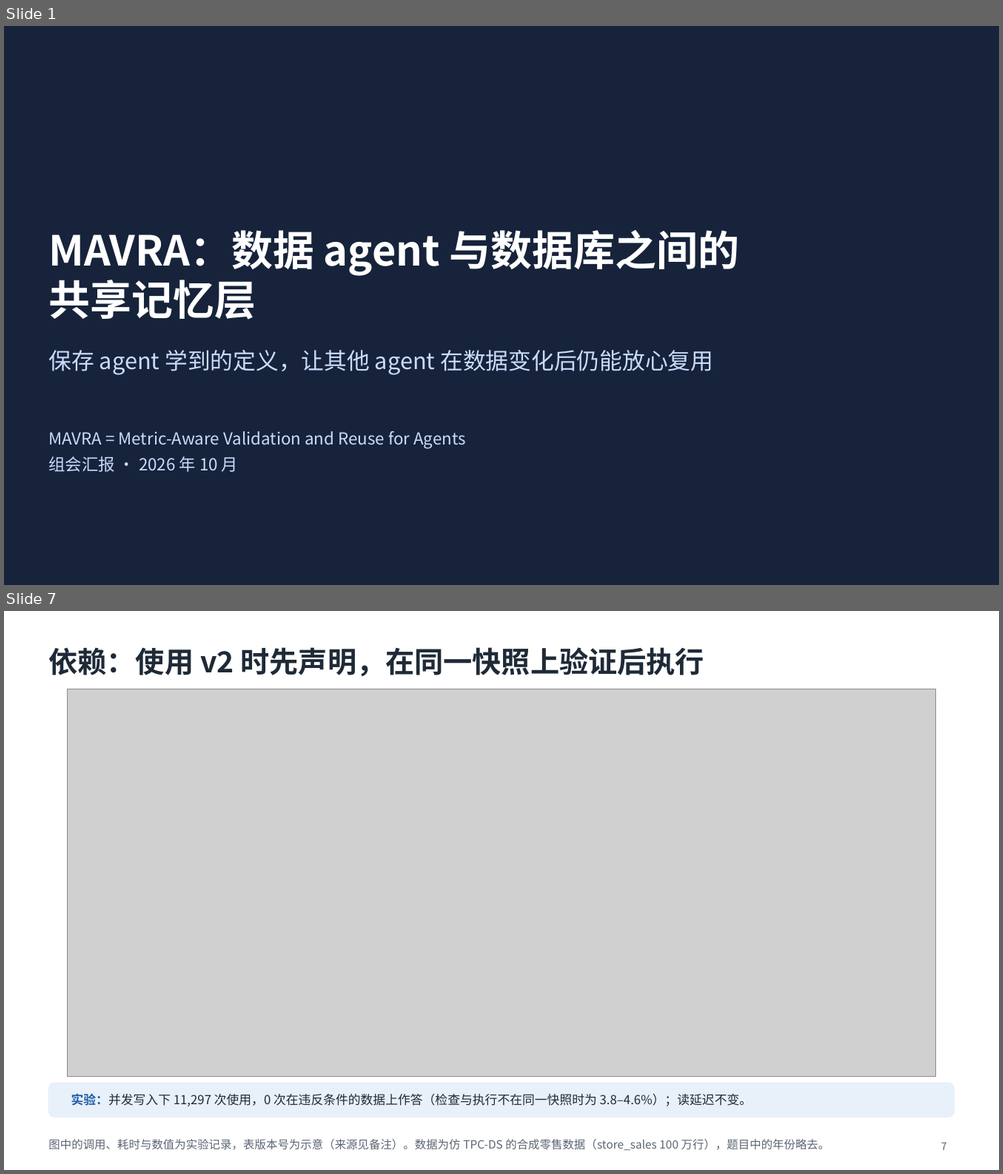
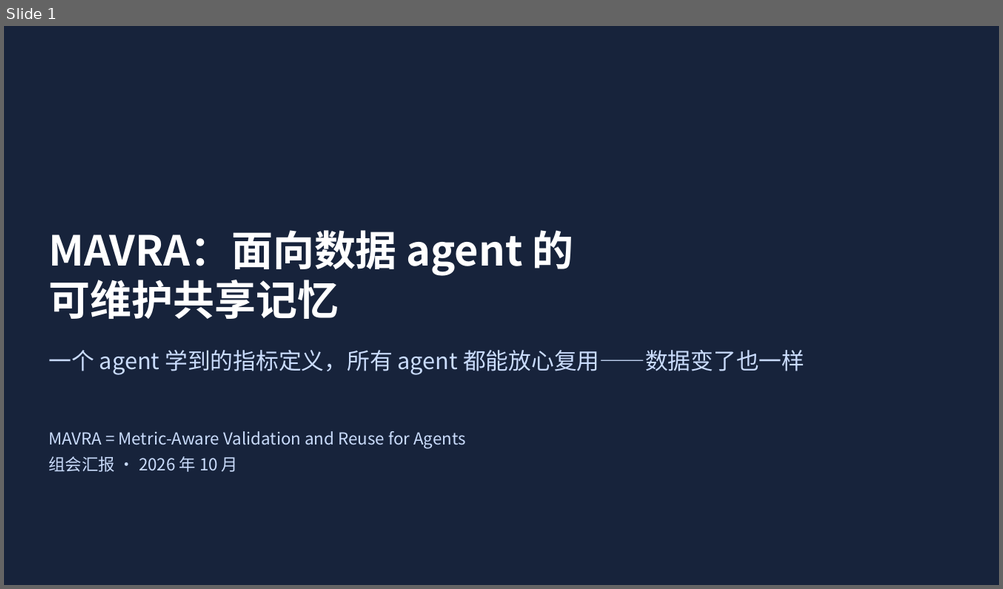
Before and after one commit to mmmttt000045/agent4db-adapter, a slide deck: docs/mavra-system.pptx. Shown one above the other, each under a label of ours: slides 1 and 7 before the commit, slide 1 after it; the slides between them are not shown. The pictures are 1003x1174 and 1003x589 pixels, drawn with LibreOffice and Linux fonts; fonts in the diff are those of the drawing; grey boxes stand for pictures. Boxes give left, top, right and bottom in pixels: in the first picture for what was removed or moved away, otherwise in the second. Text is boxed around its words. In the diff, an @@ line names an element or a change of style, - is before the commit and + after.

```diff
--- a/docs/mavra-system.pptx
+++ b/docs/mavra-system.pptx
@@ slide 7 removed at [4,611,999,1170], background #FFFFFF @@
@@ title removed at [48,647,704,676] @@
-依赖：使用 v2 时先声明，在同一快照上验证后执行
@@ picture removed at [68,689,936,1077] @@
@@ rounded rectangle removed at [48,1083,954,1118] @@
@@ text removed at [71,1093,751,1107] @@
-实验：并发写入下 11,297 次使用，0 次在违反条件的数据上作答（检查与执行不在同一快照时为 3.8–4.6%）；读延迟不变。
@@ text removed at [48,1139,830,1150] @@
-图中的调用、耗时与数值为实验记录，表版本号为示意（来源见备注）。数据为仿 TPC-DS 的合成零售数据（store_sales 100 万行），题目中的年份略去。
@@ page number removed at [941,1142,947,1150] @@
-7
@@ slide 1 changed as well @@
@@ title at [48,230,574,319]: text changed @@
-MAVRA：数据 agent 与数据库之间的
-共享记忆层
+MAVRA：面向数据 agent 的
+可维护共享记忆
@@ text at [48,350,804,375]: text changed @@
-保存 agent 学到的定义，让其他 agent 在数据变化后仍能放心复用
+一个 agent 学到的指标定义，所有 agent 都能放心复用——数据变了也一样
```
Also in this commit, not shown: 4 other slides changed, 3 slides added, 4 other slides removed, 23 other files.
